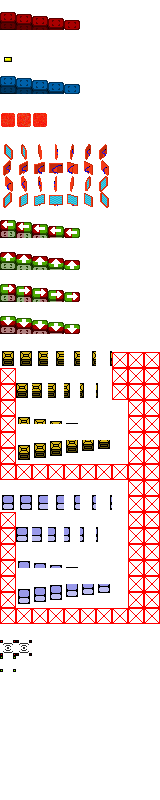
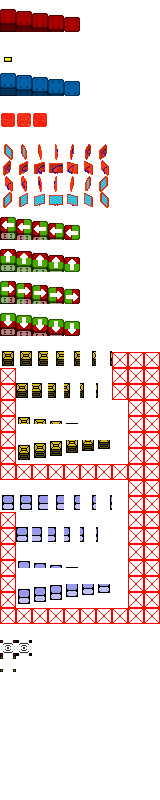
Layer changes from the first (160, 800) image to the second:
painted on "Hintergrund" over left=0, top=9, right=80, bottom=336
